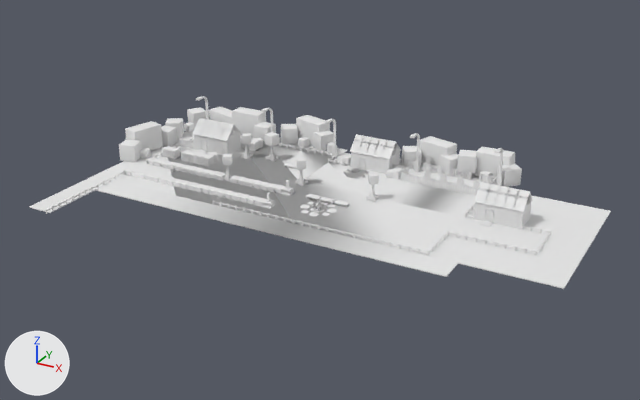
An edit to the OBJ model tests/fixtures/models/hello_friend-environment-0n.obj, drawn before and after from the same camera.
Both versions are drawn from a camera (50 mm lens) standing at (66.9, -90.8, 39.0) and looking at (24.4, -13.6, 0.3). The axes (+X, +Y, +Z) are drawn at lower left. The lights are the same throughout. Where no turn or scale is listed for an object, it has been applied to the vertices. Vertices at the same position are counted once.

The older version as bpy lines, for what is in view:
```python
me_hello_friend_environment_0n = bpy.data.meshes.new('hello_friend-environment-0n')
me_hello_friend_environment_0n.from_pydata(...)  # 9995 vertices, 17037 faces; spans x -4.2..52.5, y -30.0..4.3, z -0.5..5.0
me_hello_friend_environment_0n.materials.append(mat_hello_friend_environment_0n)  # white #e7e7e7
ob_hello_friend_environment_0n = bpy.data.objects.new('hello_friend-environment-0n', me_hello_friend_environment_0n)
ob_hello_friend_environment_0n.location = (0.0, 0.0, 0.0)
```
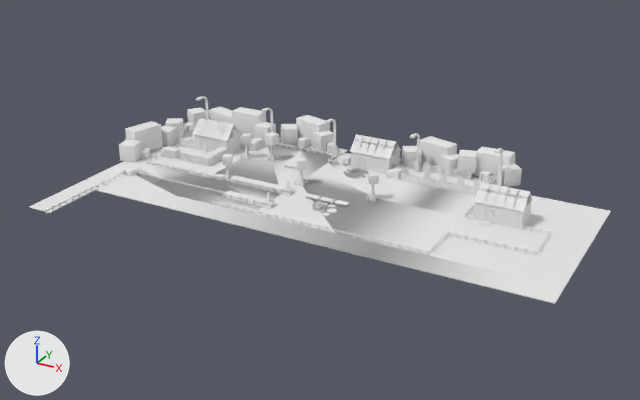
Changed parts and their boxes [x1, y1, x2, y2] in the pictures (640 x 400 px; the box of a moved part takes in the faces that stretch with it):
'hello_friend-environment-0n', reshaped: before [29, 96, 611, 289]; after [29, 96, 611, 304]
part 1 of me_hello_friend_environment_0n, moved or reshaped: before [160, 160, 170, 168]; after [161, 163, 171, 168]
part 2 of me_hello_friend_environment_0n, moved or reshaped: before [159, 176, 171, 184]; after [217, 147, 228, 154]
part 3 of me_hello_friend_environment_0n, moved or reshaped: before [147, 157, 157, 165]; after [147, 160, 157, 165]
part 4 of me_hello_friend_environment_0n, moved or reshaped: before [188, 166, 198, 174]; after [188, 169, 197, 174]
part 5 of me_hello_friend_environment_0n, moved or reshaped: before [131, 170, 143, 178]; after [154, 161, 165, 167]
part 6 of me_hello_friend_environment_0n, moved or reshaped: before [145, 173, 156, 181]; after [167, 165, 177, 169]
part 7 of me_hello_friend_environment_0n, moved or reshaped: before [173, 179, 185, 187]; after [181, 167, 192, 173]
part 8 of me_hello_friend_environment_0n, moved or reshaped: before [187, 182, 199, 191]; after [202, 172, 211, 177]
part 9 of me_hello_friend_environment_0n, moved or reshaped: before [95, 139, 458, 277]; after [136, 139, 336, 200]
part 10 of me_hello_friend_environment_0n, built on: after [95, 181, 564, 304]

The change, as a list of edits to the scene's bpy script:
```text
Change me_hello_friend_environment_0n:
    used by ob_hello_friend_environment_0n; location = (0.0, 0.0, 0.0)
    remove me_hello_friend_environment_0n.from_pydata(...)  # 9995 vertices, 17037 faces; spans x -4.2..52.5, y -30.0..4.3, z -0.5..5.0
    add me_hello_friend_environment_0n.from_pydata(...)  # 9728 vertices, 16501 faces; spans x -4.2..52.5, y -30.0..4.3, z -0.9..5.0
    me_hello_friend_environment_0n part 1: the loose piece of 32 vertices spanning x 2.4..3.6, y -13.5..-12.3, z -0.5..0.6 is moved by (0.0, 0.0, -0.4)
    me_hello_friend_environment_0n part 2: the loose piece of 32 vertices spanning x 5.4..6.6, y -17.5..-16.4, z -0.5..0.6 is moved by (1.0, 10.0, 0.5)
    me_hello_friend_environment_0n part 3: the loose piece of 32 vertices spanning x 0.4..1.6, y -13.5..-12.3, z -0.5..0.6 is moved by (0.0, 0.0, -0.4)
    me_hello_friend_environment_0n part 4: the loose piece of 32 vertices spanning x 6.4..7.6, y -13.5..-12.3, z -0.5..0.6 is moved by (0.0, 0.0, -0.4)
    me_hello_friend_environment_0n part 5: the loose piece of 32 vertices spanning x 1.5..2.5, y -17.5..-16.4, z -0.5..0.6 is moved by (0.0, 4.0, -0.3)
    me_hello_friend_environment_0n part 6: the loose piece of 32 vertices spanning x 3.5..4.6, y -17.5..-16.4, z -0.5..0.6 is moved by (0.0, 4.0, -0.4)
    me_hello_friend_environment_0n part 7: the loose piece of 32 vertices spanning x 7.4..8.6, y -17.5..-16.4, z -0.5..0.6 is moved by (-2.0, 4.0, -0.3)
    me_hello_friend_environment_0n part 8: the loose piece of 32 vertices spanning x 9.4..10.6, y -17.5..-16.4, z -0.5..0.6 is moved by (-1.0, 4.0, -0.4)
    me_hello_friend_environment_0n part 9: 101 vertices moved from x 0.5..19.5, y -17.5..-8.5, z -0.5..1.0 to x 0.5..19.5, y -17.5..-8.5, z -0.8..1.0; 555 vertices removed from x 0.5..42.5, y -22.5..-9.5, z -0.5..0.6; 246 vertices added at x 0.5..19.5, y -16.5..-0.5, z -0.8..1.1
    me_hello_friend_environment_0n part 10: 1 vertex moved within x 34.5, y -19.5, z 0.0; 6 vertices added at x 34.5..52.5, y -22.5..-19.5, z -0.1..0.0
```
